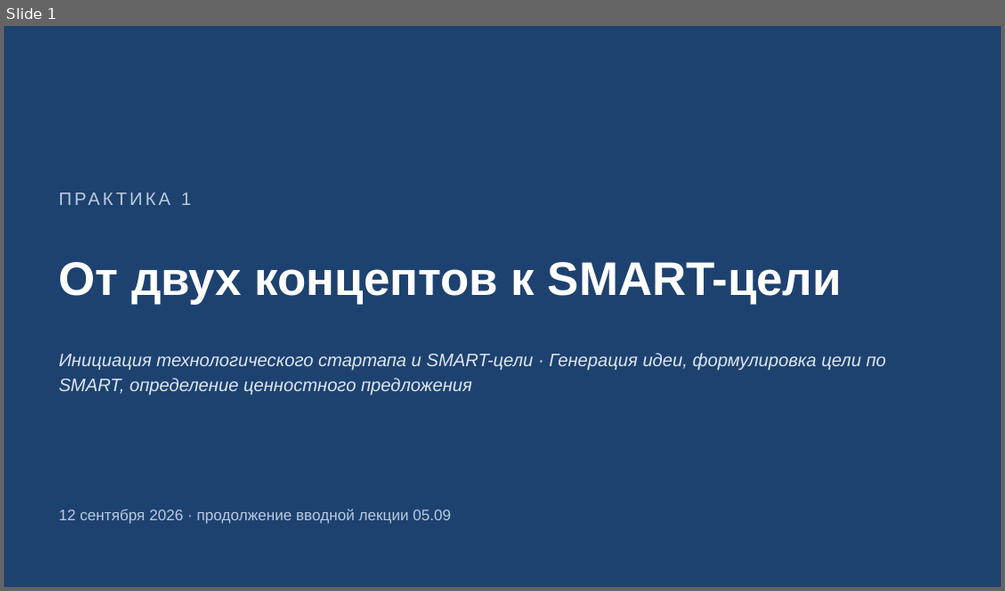
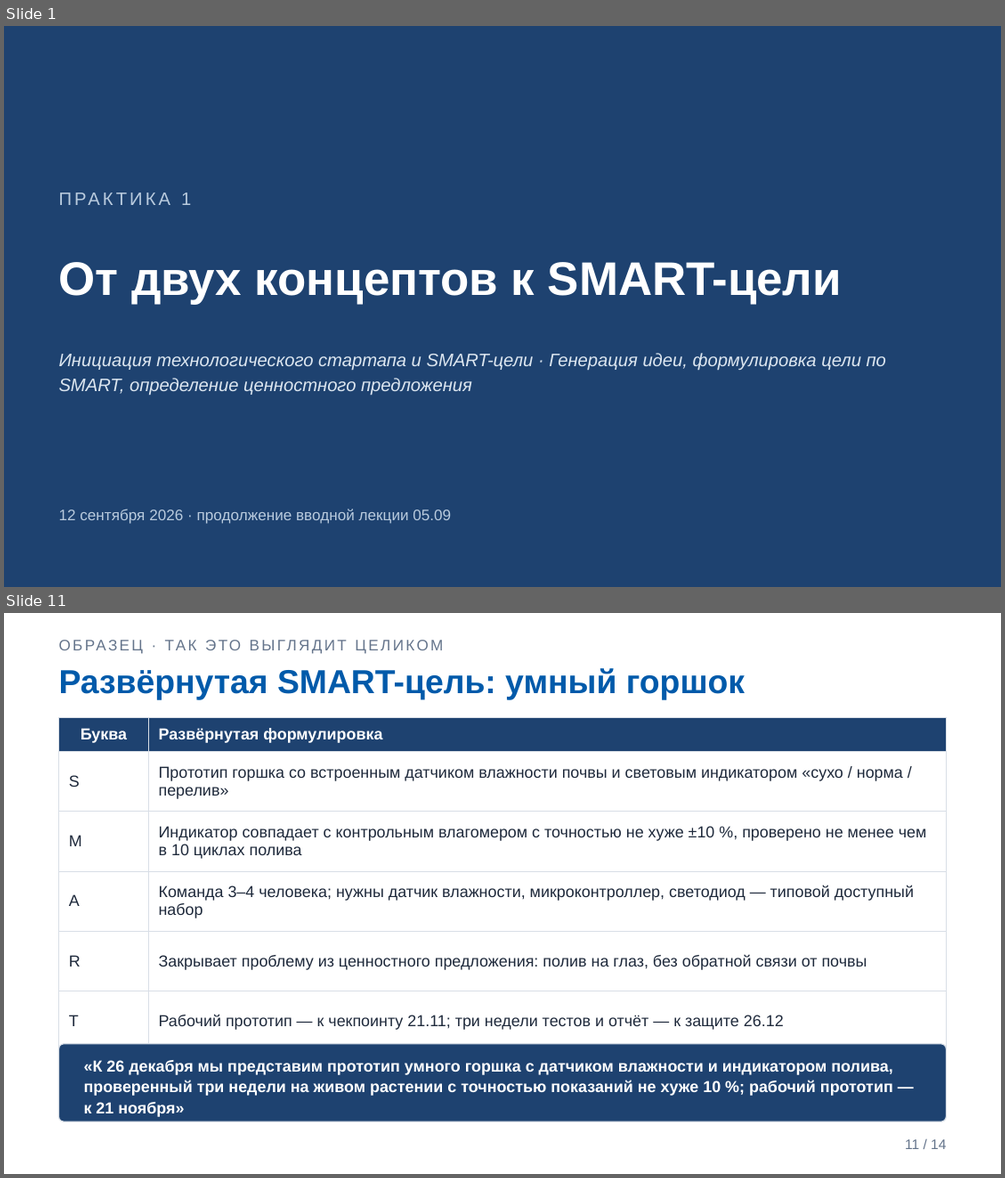
Before and after one commit to DimaMuhannad/OPD, a slide deck: zanyatiya/Zanyatie_02_Praktika1_Slaydy.pptx. Shown one above the other, each under a label of ours: slide 1 before the commit, slides 1 and 11 after it; the slides between them are not shown. The pictures are 1005x591 and 1005x1178 pixels, drawn with LibreOffice and Linux fonts; fonts in the diff are those of the drawing. Boxes give left, top, right and bottom in pixels: in the first picture for what was removed or moved away, otherwise in the second. Text is boxed around its words. In the diff, an @@ line names an element or a change of style, - is before the commit and + after.

```diff
--- a/zanyatiya/Zanyatie_02_Praktika1_Slaydy.pptx
+++ b/zanyatiya/Zanyatie_02_Praktika1_Slaydy.pptx
@@ slide 11 added at [4, 613, 1001, 1174], background #FFFFFF @@
@@ text added at [59, 633, 946, 657], 11 pt, text #64748B @@
+ОБРАЗЕЦ · ТАК ЭТО ВЫГЛЯДИТ ЦЕЛИКОМ
@@ text added at [59, 668, 744, 700], 24 pt, text #005AAA, bold @@
+Развёрнутая SMART-цель: умный горшок
@@ table added at [59, 718, 946, 1033], 6 rows, 2 columns @@
+Буква | Развёрнутая формулировка
+S | Прототип горшка со встроенным датчиком влажности почвы и световым индикатором «сухо / норма / перелив»
+M | Индикатор совпадает с контрольным влагомером с точностью не хуже ±10 %, проверено не менее чем в 10 циклах полива
+A | Команда 3–4 человека; нужны датчик влажности, микроконтроллер, светодиод — типовой доступный набор
+R | Закрывает проблему из ценностного предложения: полив на глаз, без обратной связи от почвы
+T | Рабочий прототип — к чекпоинту 21.11; три недели тестов и отчёт — к защите 26.12
@@ rounded rectangle added at [59, 1044, 946, 1121], fill #1E4270, outline #D8DEE6 0.75 pt @@
@@ text added at [84, 1060, 893, 1117], 11.5 pt, text #FFFFFF, bold @@
+«К 26 декабря мы представим прототип умного горшка с датчиком влажности и индикатором полива, проверенный три недели на живом растении с точностью показаний не хуже 10 %; рабочий прототип — к 21 ноября»
@@ text added at [905, 1139, 946, 1149], 10 pt, text #64748B @@
+11 / 14
```
Also in this commit, not shown: 9 slides changed, 3 other slides added, 2 slides removed, 5 other files.
